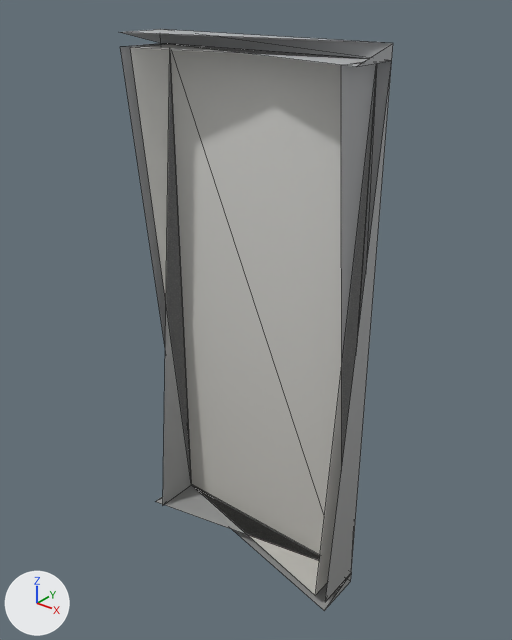
Before and after pictures for a commit that changed the glTF model models/kit/wall12_steel_meshin.glb.
One viewpoint serves both versions: a 50 mm lens placed at (1.61, -1.95, 2.38), pointed at (0.02, 0.04, 1.15). Lighting does not change. The marker at lower left points along +X, +Y and +Z. The older version comes first. Mesh edges are drawn as thin lines. Vertices at exactly the same position are counted once.

Objects in the first picture: 'wall12_steel_meshin'.
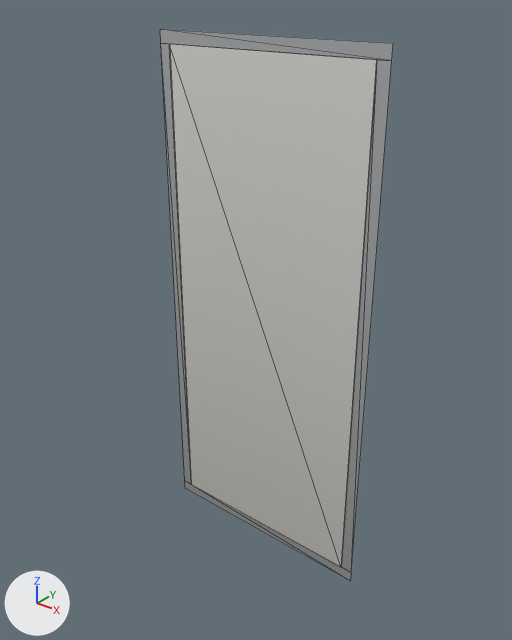
Pixel boxes [x1, y1, x2, y2] of what changed, in the pictures (512 x 640 px):
'wall12_steel_meshin', reshaped (15% narrower): before [120, 29, 393, 611]; after [160, 29, 393, 581]
part 1 of me_base, deleted: before [120, 29, 393, 611]

The edits, one by one:
me_base is used by ob_wall12_steel_meshin; location (0.0, 0.0, 0.0).
me_base had 30 vertices, 30 faces and spanned x -0.5..0.5, y -0.1..0.1, z 0.0..2.2.
me_base now has 20 vertices, 10 faces and spans x -0.5..0.5, y 0.1, z 0.0..2.2.
Part 1, on me_base:
10 vertices are removed from x -0.5..0.5, y -0.1, z 0.0..2.2.
20 faces are deleted.
